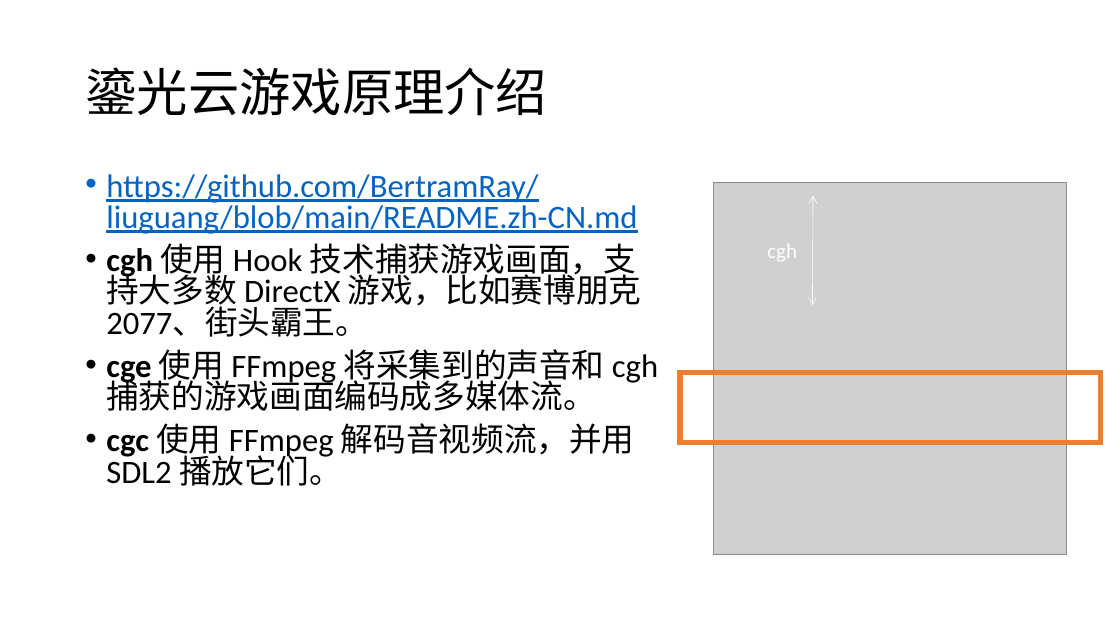
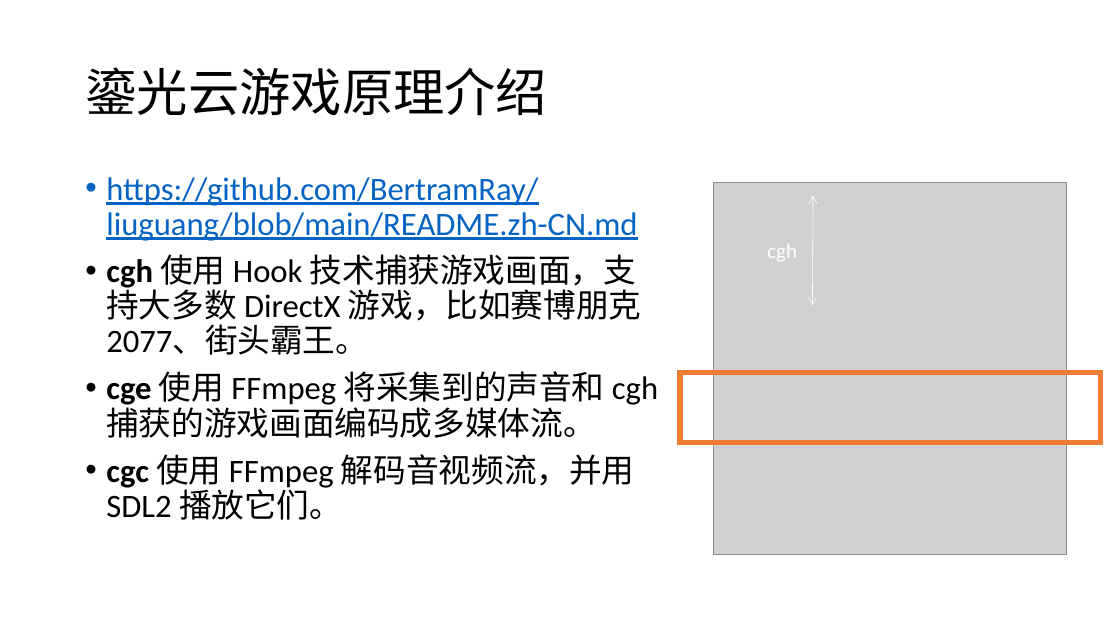
Before and after one commit to BertramRay/DTP_experiment, a slide deck: slide 2 of ppt/liuguang_deployment.pptx. Drawn at 1120x630 pixels with LibreOffice and Linux fonts; fonts in the diff are those of the drawing; grey boxes stand for pictures. Boxes give left, top, right and bottom in pixels: in the first picture for what was removed or moved away, otherwise in the second. Text is boxed around its words. In the diff, an @@ line names an element or a change of style, - is before the commit and + after.

Commit message:
feat: update liuguang_deployment.pptx

```diff
--- a/ppt/liuguang_deployment.pptx
+++ b/ppt/liuguang_deployment.pptx
@@ text "https://github.com/BertramRay/liuguang/blob/main/README.zh-C ..." at [106, 177, 658, 520]: line spacing 0.8 to 0.9 @@
```
Also in this commit, not shown: 1 other slide changed, 3 slides added, 1 other file.
